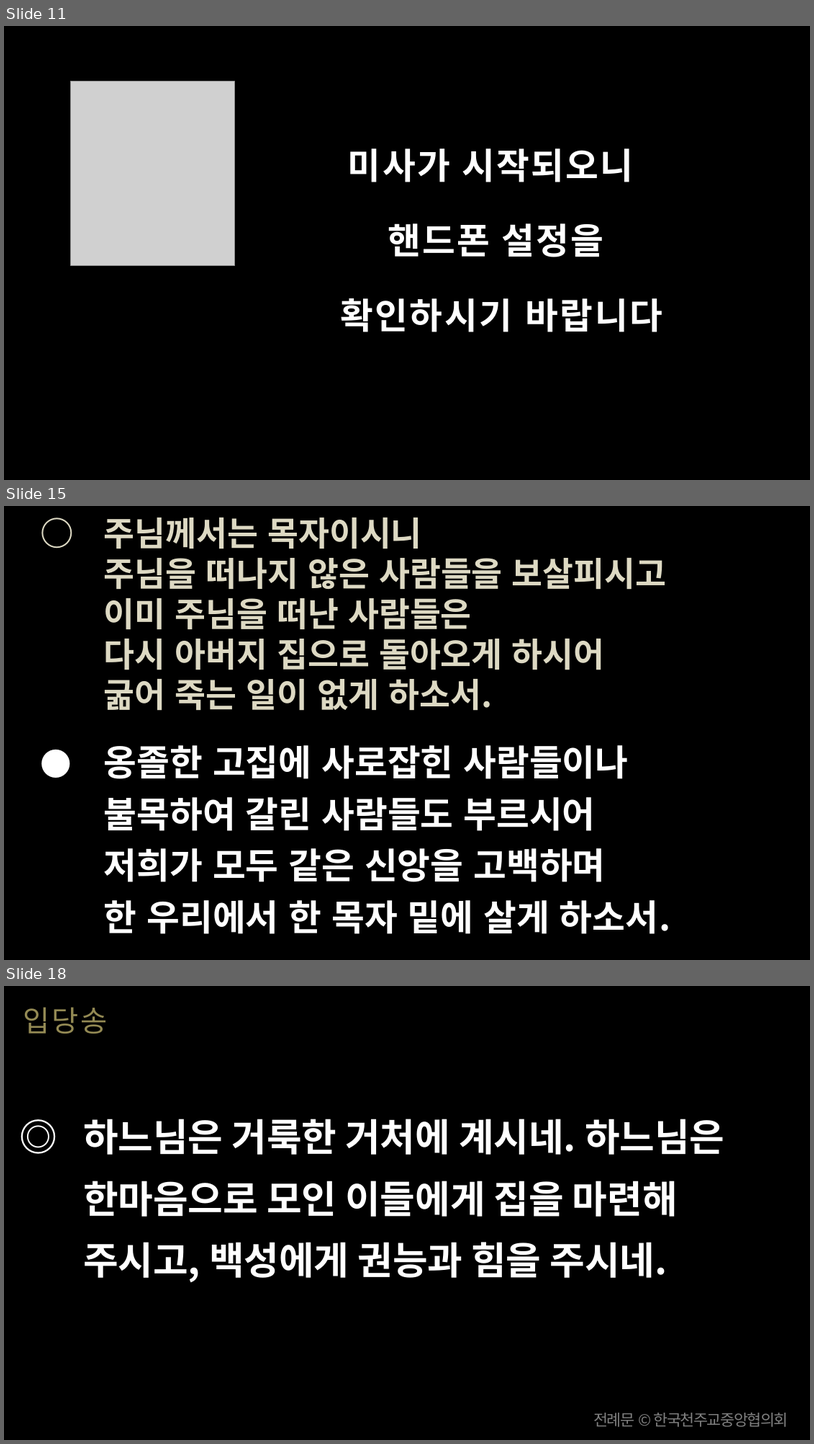
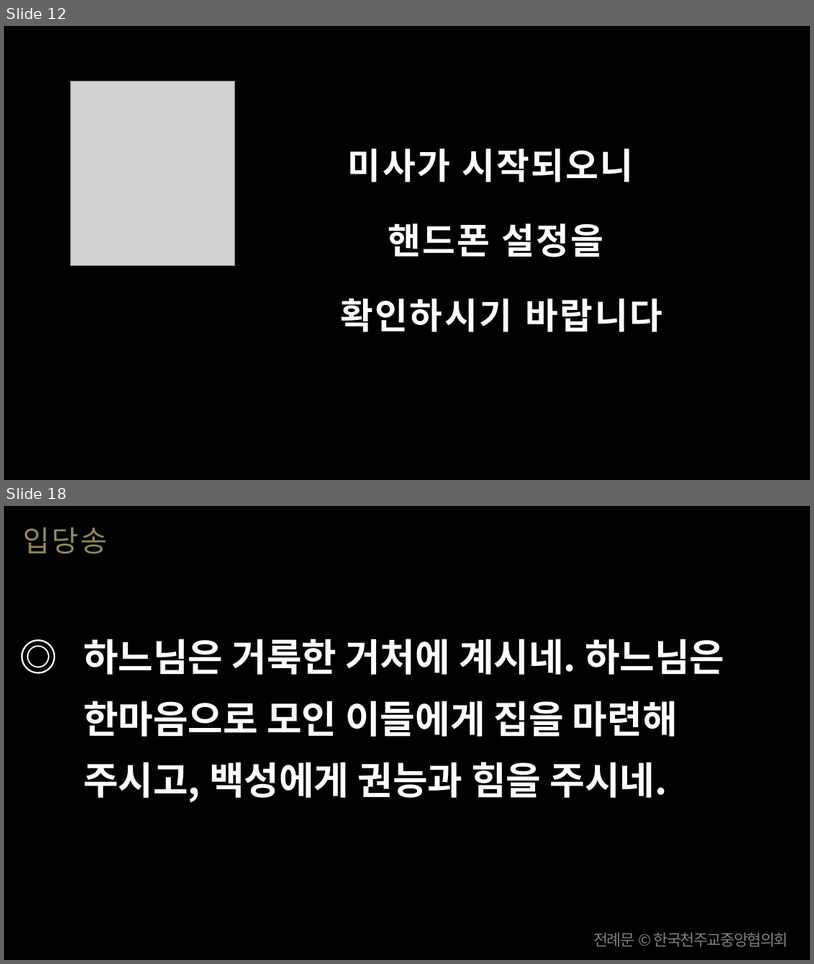
Before and after one commit to scottpark/missa_ppt, a slide deck: 20260726/20260726_연중 제17주일.pptx. Shown one above the other, each under a label of ours: slides 11, 15 and 18 before the commit, slides 12 and 18 after it; the slides between them are not shown. The pictures are 814x1444 and 814x964 pixels, drawn with LibreOffice and Linux fonts; fonts in the diff are those of the drawing; grey boxes stand for pictures. Boxes give left, top, right and bottom in pixels: in the first picture for what was removed or moved away, otherwise in the second. Text is boxed around its words. In the diff, an @@ line names an element or a change of style, - is before the commit and + after.

```diff
--- a/20260726/20260726_연중 제17주일.pptx
+++ b/20260726/20260726_연중 제17주일.pptx
@@ slide 15 removed at bbox=[4, 506, 810, 960], background #000000 @@
@@ text removed at bbox=[104, 518, 671, 934] @@
-○ 주님께서는 목자이시니
-주님을 떠나지 않은 사람들을 보살피시고
-이미 주님을 떠난 사람들은
-다시 아버지 집으로 돌아오게 하시어
-굶어 죽는 일이 없게 하소서.
-● 옹졸한 고집에 사로잡힌 사람들이나
-불목하여 갈린 사람들도 부르시어
-저희가 모두 같은 신앙을 고백하며
-한 우리에서 한 목자 밑에 살게 하소서.
@@ what was slide 11 is now slide 12 @@
```
Also in this commit, not shown: 19 slides changed, 32 slides added, 15 other slides removed, 51 other files.
